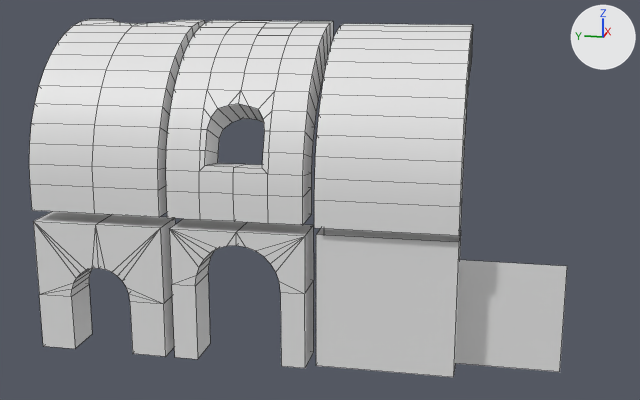
The Blender file Data/Blender/Shaina/tunnel_und_steine_pack.blend, before and after one commit.
Camera for both pictures: a 50 mm lens placed at (-30.8, -1.1, 13.7), pointed at (1.3, 5.3, 5.6). The axes (+X, +Y, +Z) are drawn at upper right. The lights are the same throughout. Mesh edges are drawn as thin lines. Materials are left out; every surface is plain grey.

Before the edit, the objects in view are built like this:
```python
ob_roof_arch = bpy.data.objects.new('Roof_Arch', me_cube_028)
ob_roof_arch.location = (0.0, 0.0, 5.32)
ob_roof_arch_hole = bpy.data.objects.new('Roof_Arch_Hole', me_cube_030)
ob_roof_arch_hole.location = (0.0, 13.21, 5.41)
ob_roof_arch_window = bpy.data.objects.new('Roof_Arch_Window', me_cube_029)
ob_roof_arch_window.location = (0.0, 7.91, 5.4)
ob_td_check = bpy.data.objects.new('TD_Check', me_plane)
ob_td_check.location = (0.0, -3.72, 0.0)
ob_td_check.rotation_euler = (1.571, 0.0, 1.571)  # degrees (90, 0, 90)
ob_wall_01 = bpy.data.objects.new('Wall_01', me_cube_013)
ob_wall_01.location = (0.29, 0.0, 0.0)
ob_wall_arch_big = bpy.data.objects.new('Wall_Arch_Big', me_cube_014)
ob_wall_arch_big.location = (0.0, 5.34, 0.0)
ob_wall_arch_small = bpy.data.objects.new('Wall_Arch_Small', me_cube_027)
ob_wall_arch_small.location = (0.0, 10.7, 0.0)
```
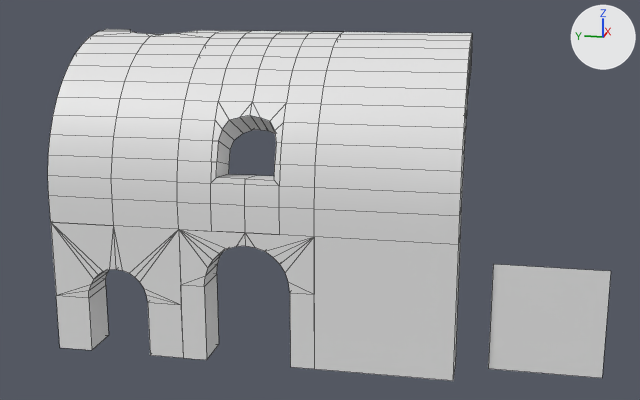
Pixel boxes (x1, y1, x2, y2) of what changed, in the pictures (640 x 400 px; the box of a moved part takes in the faces that stretch with it):
'Roof_Arch', moved
    before: (314, 24, 473, 236)
    after: (314, 32, 472, 245)
'Roof_Arch_Window', reshaped, moved
    before: (166, 20, 333, 225)
    after: (177, 31, 343, 237)
'Roof_Arch_Hole', reshaped, moved
    before: (29, 19, 205, 217)
    after: (48, 29, 219, 229)
'Wall_01', moved
    before: (316, 228, 461, 377)
    after: (314, 235, 461, 381)
'Wall_Arch_Small', moved
    before: (33, 212, 175, 357)
    after: (51, 222, 184, 358)
'Wall_Arch_Big', moved
    before: (170, 219, 314, 368)
    after: (179, 229, 315, 369)
'Plane', added
    after: (488, 264, 611, 378)
'TD_Check', deleted
    before: (456, 260, 567, 372)
part 1 of me_cube_029, moved or reshaped
    before: (166, 21, 333, 225)
    after: (177, 31, 321, 233)
part 2 of me_cube_030, moved or reshaped
    before: (73, 19, 205, 217)
    after: (48, 29, 219, 226)

Diff of the bpy script that builds the scene:
```diff
--- a/Data/Blender/Shaina/tunnel_und_steine_pack.blend.py
+++ b/Data/Blender/Shaina/tunnel_und_steine_pack.blend.py
@@ me_cube_029 @@
 # used by ob_roof_arch_window; location = (0.0, 7.91, 5.4)
-me_cube_029.from_pydata(...)  # 162 vertices, 164 faces; spans x -1.5..4.25, y -2.5..2.5, z 0.0..6.75
+me_cube_029.from_pydata(...)  # 162 vertices, 156 faces; spans x -1.5..4.25, y 0.0..5.0, z 0.0..6.75
+# me_cube_029 part 1: 10 vertices moved from x -1.41..0.63, y 0.62..1.05, z 1.75..3.9 to x -1.41..0.63, y 1.45..1.88, z 1.75..3.9; 80 vertices removed from x -1.5..4.25, y -2.5..2.5, z 0.0..6.75; 80 vertices added at x -1.5..4.25, y 0.0..5.0, z 0.0..6.75
@@ me_cube_030 @@
 # used by ob_roof_arch_hole; location = (0.0, 13.21, 5.41)
-me_cube_030.from_pydata(...)  # 98 vertices, 98 faces; spans x -1.5..4.25, y -2.5..2.5, z 0.0..6.75
+me_cube_030.from_pydata(...)  # 98 vertices, 94 faces; spans x -1.5..4.25, y 0.0..5.0, z 0.0..6.75
+# me_cube_030 part 2
+# 46 vertices are removed from x -1.5..4.25, y -2.5..2.5, z 0.0..6.75
+# 76 faces are deleted
+# 3 vertices move from x 3.92..4.25, y 1.24..1.44, z 5.21..6.75 to x 3.92..4.25, y 1.06..1.26, z 5.21..6.75
+# 22 vertices are added at x 3.34..4.25, y 0.0..5.0, z 5.15..6.75
+# 24 new vertices lie (0.0, 2.5, 0.0) away from vertices in x -1.5..3.15, y 2.5, z 0.0..6.55
+# 72 new faces join them
@@ me_plane_013 @@
+me_plane_013.from_pydata([(-0.00125, -0.00125, 0.0), (0.00125, -0.00125, 0.0), (-0.00125, 0.00125, 0.0), (0.00125, 0.00125, 0.0)], [], [(0, 1, 3, 2)])
@@ ob_td_check @@
-ob_td_check = bpy.data.objects.new('TD_Check', me_plane)
-ob_td_check.location = (0.0, -3.72, 0.0)
-ob_td_check.rotation_euler = (1.571, 0.0, 1.571)  # degrees (90, 0, 90)
@@ ob_roof_arch @@
 ob_roof_arch = bpy.data.objects.new('Roof_Arch', me_cube_028)
-ob_roof_arch.location = (0.0, 0.0, 5.32)
+ob_roof_arch.location = (0.0, 0.0, 5.0)
@@ ob_roof_arch_window @@
 ob_roof_arch_window = bpy.data.objects.new('Roof_Arch_Window', me_cube_029)
-ob_roof_arch_window.location = (0.0, 7.91, 5.4)
+ob_roof_arch_window.location = (0.0, 5.0, 5.0)
@@ ob_roof_arch_hole @@
 ob_roof_arch_hole = bpy.data.objects.new('Roof_Arch_Hole', me_cube_030)
-ob_roof_arch_hole.location = (0.0, 13.21, 5.41)
+ob_roof_arch_hole.location = (0.0, 10.0, 5.0)
@@ ob_wall_01 @@
 ob_wall_01 = bpy.data.objects.new('Wall_01', me_cube_013)
-ob_wall_01.location = (0.29, 0.0, 0.0)
+ob_wall_01.location = (0.0, 0.0, 0.0)
@@ ob_wall_arch_big @@
 ob_wall_arch_big = bpy.data.objects.new('Wall_Arch_Big', me_cube_014)
-ob_wall_arch_big.location = (0.0, 5.34, 0.0)
+ob_wall_arch_big.location = (0.0, 5.0, 0.0)
@@ ob_wall_arch_small @@
 ob_wall_arch_small = bpy.data.objects.new('Wall_Arch_Small', me_cube_027)
-ob_wall_arch_small.location = (0.0, 10.7, 0.0)
+ob_wall_arch_small.location = (0.0, 10.0, 0.0)
@@ ob_plane @@
+ob_plane = bpy.data.objects.new('Plane', me_plane_013)
+ob_plane.location = (-0.12, -3.18, 1.95)
+ob_plane.rotation_euler = (0.0, 1.571, 0.0)  # degrees (0, 90, 0)
+ob_plane.scale = (1600.0, 1600.0, 1.0)
```
